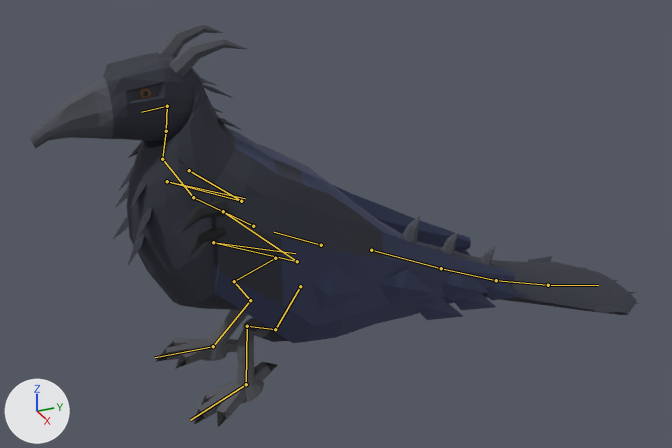
Renders of the glTF model creatures/experiments/boxmodel/abc/t7x/zoo/raven_wyvern/stage4/raven_wyvern.glb from each side of a commit.
Rendered twice from a 50 mm lens placed at (2.74, -1.42, 1.95), pointed at (-0.03, -0.17, 0.56). Lighting does not change. The marker at lower left points along +X, +Y and +Z. The older version comes first. Both versions are drawn at frame 16 of the action 'move'; the numbers are the values there. The bones that bend it are drawn over the model as lines.

The first picture shows 'body', 'piece_eye', 'piece_feathers', 'piece_horns', 'piece_spines', 'piece_toes', 'piece_wing'.
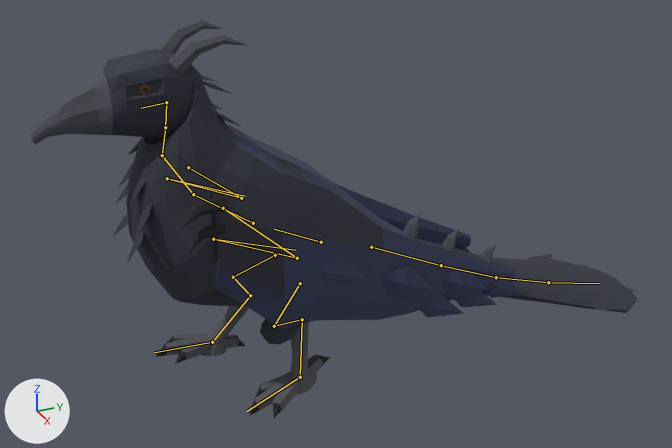
Pixel boxes [x1, y1, x2, y2] of what changed, in the pictures (672 x 448 px):
'body', posed
    before: [30, 53, 637, 403]
    after: [30, 50, 637, 395]
'piece_wing', posed
    before: [128, 141, 522, 343]
    after: [128, 138, 522, 329]
'piece_toes', posed (43% wider)
    before: [155, 338, 277, 427]
    after: [155, 334, 330, 418]
'piece_horns', posed
    before: [156, 24, 247, 76]
    after: [155, 20, 248, 73]
'piece_feathers', posed
    before: [113, 78, 639, 313]
    after: [113, 75, 640, 310]
'piece_eye', posed
    before: [140, 88, 151, 99]
    after: [140, 84, 151, 95]
bone 'hips', root to tip
    before: (321, 245) to (274, 232)
    after: (321, 242) to (274, 229)
bone 'thigh.L', root to tip
    before: (300, 286) to (275, 329)
    after: (300, 283) to (274, 326)
bone 'shin.L', root to tip
    before: (275, 329) to (247, 326)
    after: (274, 326) to (302, 319)
bone 'tarsus.L', root to tip
    before: (247, 326) to (246, 384)
    after: (302, 319) to (300, 377)
bone 'thigh.R', root to tip
    before: (275, 258) to (234, 281)
    after: (275, 255) to (233, 277)
bone 'shin.R', root to tip
    before: (234, 281) to (250, 300)
    after: (233, 277) to (250, 295)
bone 'tarsus.R', root to tip
    before: (250, 300) to (213, 346)
    after: (250, 295) to (212, 342)

Patch to the scene script:
```diff
--- a/creatures/experiments/boxmodel/abc/t7x/zoo/raven_wyvern/stage4/raven_wyvern.glb.py
+++ b/creatures/experiments/boxmodel/abc/t7x/zoo/raven_wyvern/stage4/raven_wyvern.glb.py
@@ bone_hips @@
 bone_hips = bpy.data.objects['rig'].pose.bones['hips']
-bone_hips.location = (0.0, -0.005, 0.005)
+bone_hips.location = (0.0, 0.0, 0.015)
@@ bone_thigh_l @@
 bone_thigh_l = bpy.data.objects['rig'].pose.bones['thigh.L']  # child of 'hips'
-bone_thigh_l.rotation_quaternion = (0.996, -0.071, -0.007, -0.06)  # degrees (-8, -1, -7)
+bone_thigh_l.rotation_quaternion = (0.996, 0.008, 0.013, 0.082)  # degrees (1, 1, 9)
@@ bone_shin_l @@
 bone_shin_l = bpy.data.objects['rig'].pose.bones['shin.L']  # child of 'thigh.L'
-bone_shin_l.rotation_quaternion = (-0.173, -0.972, 0.012, -0.158)  # degrees (160, -18, 2)
+bone_shin_l.rotation_quaternion = (0.907, -0.415, 0.009, -0.075)  # degrees (-49, -3, -8)
@@ bone_tarsus_l @@
 bone_tarsus_l = bpy.data.objects['rig'].pose.bones['tarsus.L']  # child of 'shin.L'
-bone_tarsus_l.rotation_quaternion = (0.017, 0.998, 0.026, 0.058)  # degrees (178, -7, 3)
+bone_tarsus_l.rotation_quaternion = (0.989, 0.135, 0.052, -0.006)  # degrees (16, 6, 0)
@@ bone_thigh_r @@
 bone_thigh_r = bpy.data.objects['rig'].pose.bones['thigh.R']  # child of 'hips'
-bone_thigh_r.rotation_quaternion = (0.985, 0.171, 0.001, -0.007)  # degrees (20, 0, -1)
+bone_thigh_r.rotation_quaternion = (0.982, 0.191, 0.002, -0.012)  # degrees (22, 0, -1)
@@ bone_shin_r @@
 bone_shin_r = bpy.data.objects['rig'].pose.bones['shin.R']  # child of 'thigh.R'
-bone_shin_r.rotation_quaternion = (0.992, -0.123, 0.001, 0.007)  # degrees (-14, 0, 1)
+bone_shin_r.rotation_quaternion = (0.987, -0.159, 0.001, 0.012)  # degrees (-18, 0, 1)
@@ bone_tarsus_r @@
 bone_tarsus_r = bpy.data.objects['rig'].pose.bones['tarsus.R']  # child of 'shin.R'
-bone_tarsus_r.rotation_quaternion = (1.0, 0.023, -0.002, 0.001)  # degrees (3, 0, 0)
+bone_tarsus_r.rotation_quaternion = (-0.999, -0.038, 0.004, -0.002)  # degrees (4, 0, 0)
```
